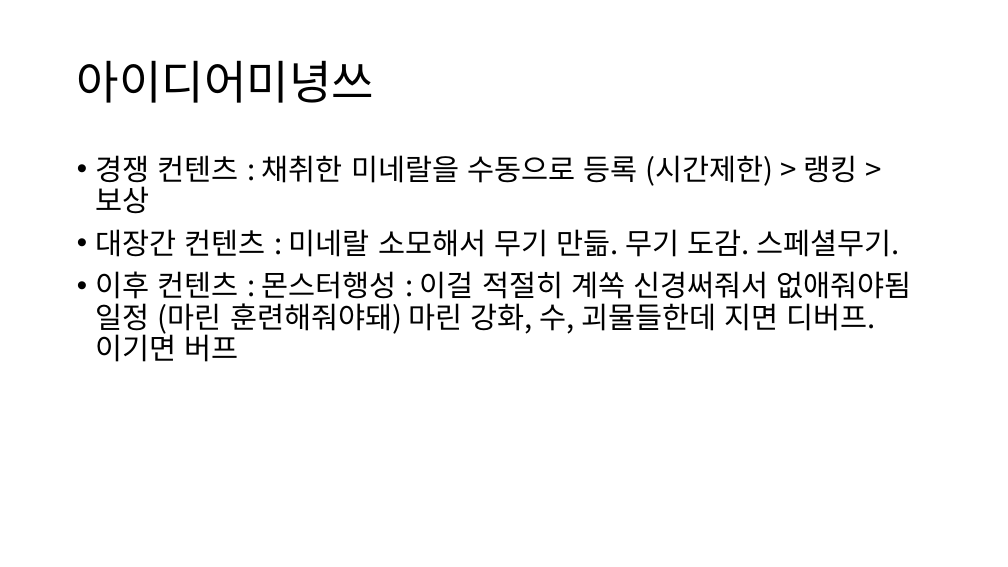
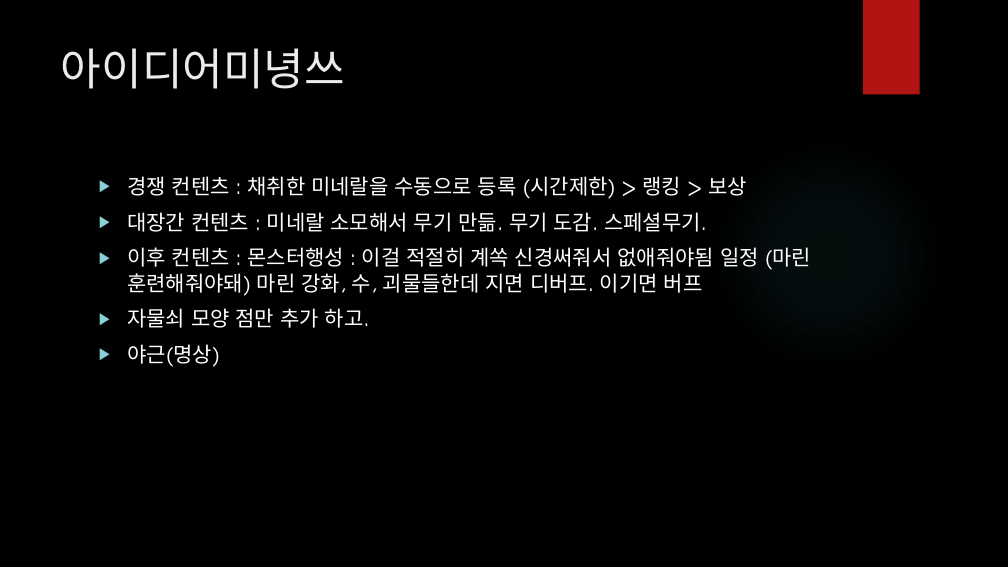
Before and after one commit to SungMinseok/IdleTerran1, a slide deck: slide 20 of SCV 24 기획안.pptx. Drawn at 1008x567 pixels with LibreOffice and Linux fonts; fonts in the diff are those of the drawing; background and template pictures are left out. Boxes give left, top, right and bottom in pixels: in the first picture for what was removed or moved away, otherwise in the second. Text is boxed around its words. In the diff, an @@ line names an element or a change of style, - is before the commit and + after.

```diff
--- a/SCV 24 기획안.pptx
+++ b/SCV 24 기획안.pptx
@@ background #FFFFFF to picture (left out) @@
@@ rectangle added at bbox=[863, 0, 920, 95], fill #B01513 @@
@@ title "아이디어미녕쓰": place and size @@
-title "아이디어미녕쓰" at bbox=[77, 60, 374, 103]
+title "아이디어미녕쓰" at bbox=[61, 48, 345, 89]
@@ title "아이디어미녕쓰" at bbox=[61, 48, 345, 89]: size 44 to 42 pt, font Noto Sans CJK KR to TeX Gyre Adventor, text colour #000000 to #EBEBEB; line spacing 0.9 to 1; vertical alignment middle to top @@
@@ ellipse added at bbox=[712, 138, 944, 371], fill gradient #50B9C1 @@
@@ text "경쟁 컨텐츠 : 채취한 미네랄을 ...": place and size @@
-text "경쟁 컨텐츠 : 채취한 미네랄을 ..." at bbox=[96, 155, 912, 362]
+text "경쟁 컨텐츠 : 채취한 미네랄을 ..." at bbox=[127, 176, 811, 367]
@@ text at bbox=[127, 176, 811, 296]: size 28 to 20 pt, font Noto Sans CJK KR to TeX Gyre Adventor, text colour #000000 to #FFFFFF in "경쟁 컨텐츠 : 채취한 미네랄을 수동으로 등록 ...", "대장간 컨텐츠 : 미네랄 소모해서 무기 만듦. ...", "이후 컨텐츠 : 몬스터행성 : 이걸 적절히 ..."; bullet • to ▶; line spacing 0.9 to 1 @@
@@ text at bbox=[127, 308, 370, 367]: paragraphs added @@
+▶ 자물쇠 모양 점만 추가 하고.
+▶ 야근(명상)
```
Also in this commit, not shown: 21 other slides changed, 14 slides added, 4 other files.
